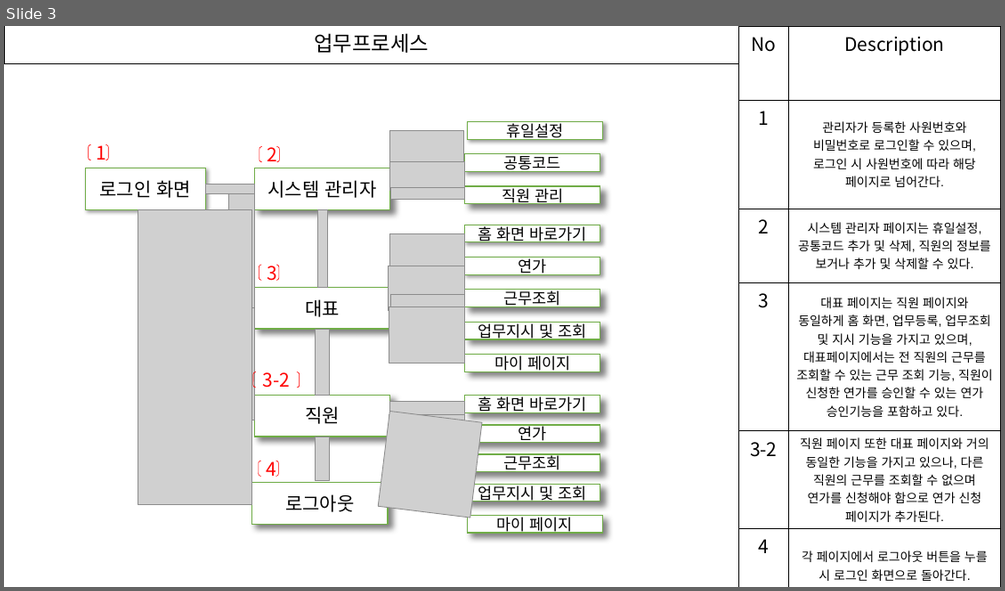
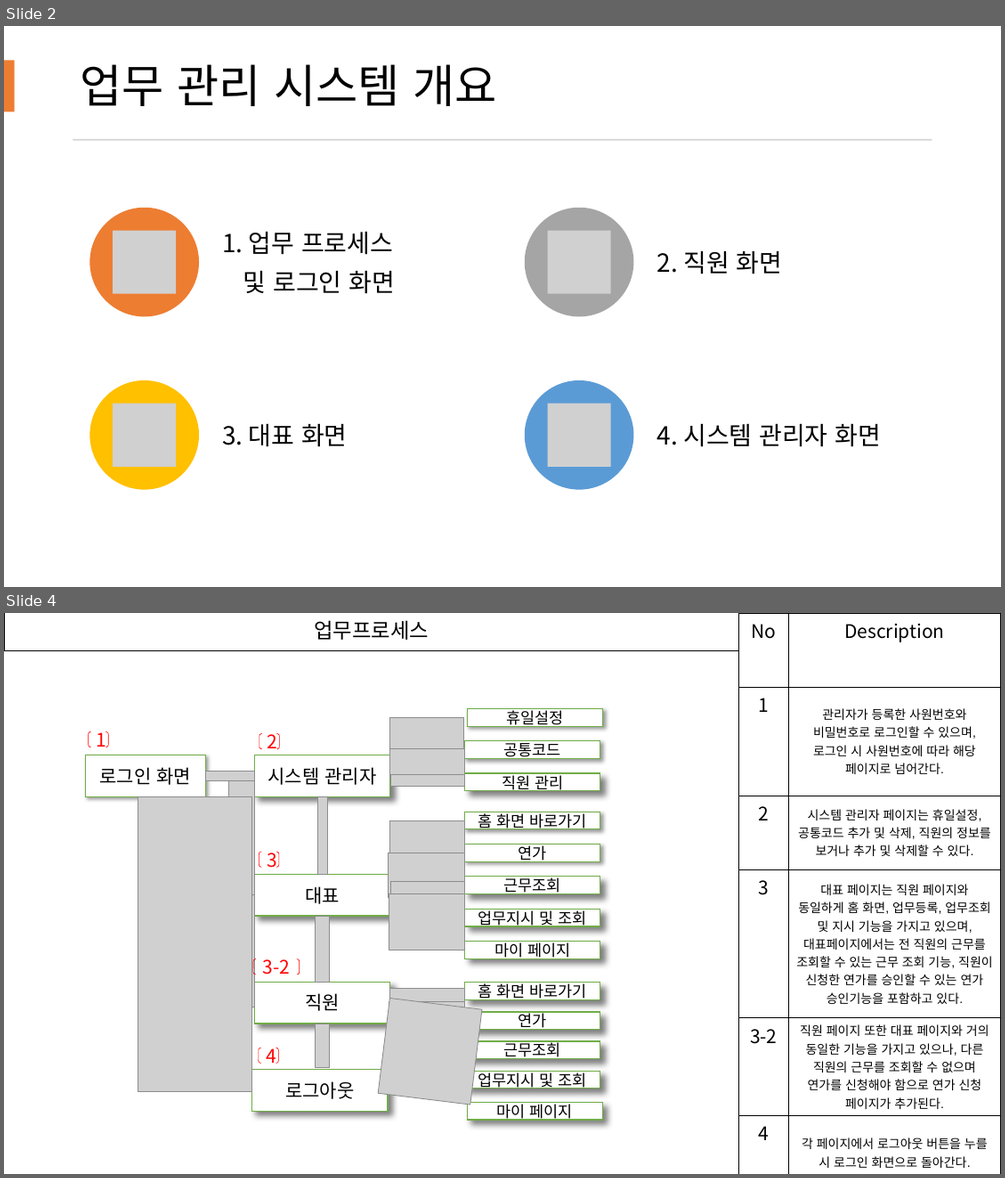
Before and after one commit to blackfourteen2014/Project-System-Process, a slide deck: 업무관리시스템 최종본(색 수정 및 ERD 추가).pptx. Shown one above the other, each under a label of ours: slide 3 before the commit, slides 2 and 4 after it; the slides between them are not shown. The pictures are 1005x591 and 1005x1178 pixels, drawn with LibreOffice and Linux fonts; fonts in the diff are those of the drawing; grey boxes stand for pictures. Boxes give left, top, right and bottom in pixels: in the first picture for what was removed or moved away, otherwise in the second. Text is boxed around its words. In the diff, an @@ line names an element or a change of style, - is before the commit and + after.

```diff
--- a/업무관리시스템 최종본(색 수정 및 ERD 추가).pptx
+++ b/업무관리시스템 최종본(색 수정 및 ERD 추가).pptx
@@ slide 2 added at (x1=4, y1=26, x2=1001, y2=587), background #FFFFFF @@
@@ rectangle added at (x1=4, y1=61, x2=15, y2=112), fill #ED7D31 @@
@@ title added at (x1=81, y1=64, x2=496, y2=106), 44 pt, text #000000 @@
+업무 관리 시스템 개요
@@ rectangle added at (x1=73, y1=139, x2=932, y2=141), fill #D5D5D5 @@
@@ group added at (x1=90, y1=208, x2=882, y2=490): 4 ellipses, 4 pictures, 4 texts @@
+1. 업무 프로세스
+및 로그인 화면
+2. 직원 화면
+3. 대표 화면
+4. 시스템 관리자 화면
@@ what was slide 3 is now slide 4 @@
```
Also in this commit, not shown: 7 slides changed, 1 other slide added, 2 slides removed.
